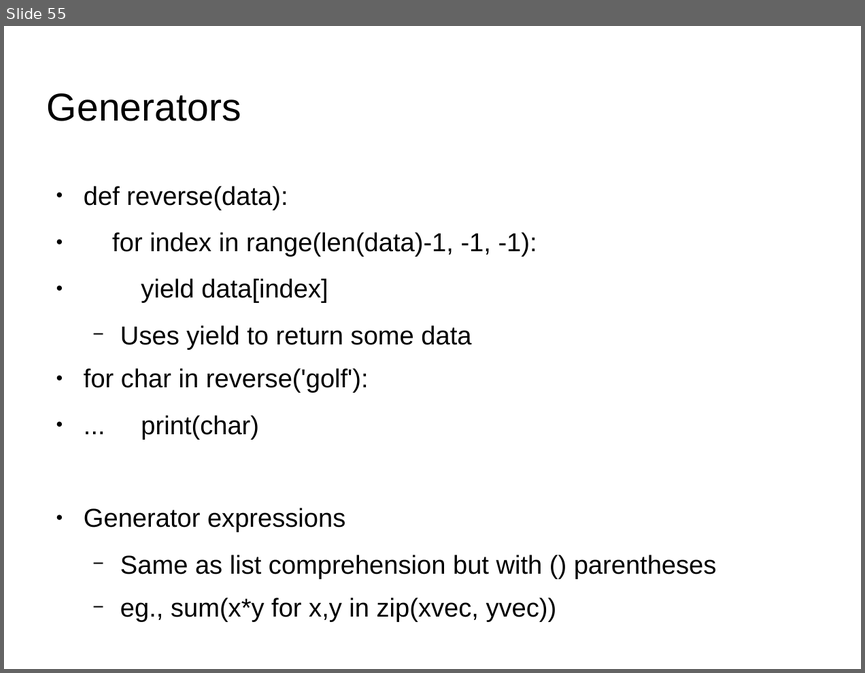
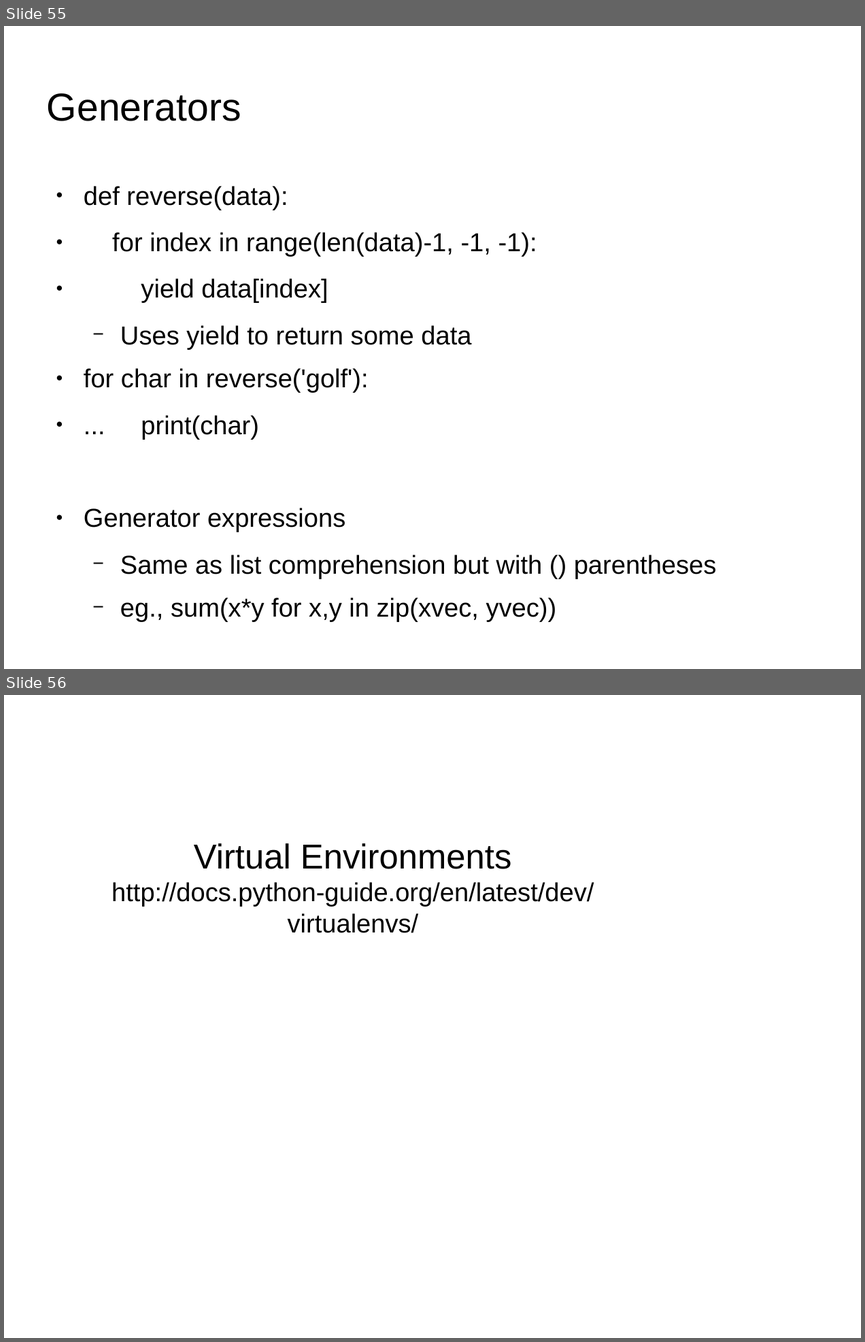
Before and after one commit to shikha-desai/Internship_PreWork, a slide deck: Python/Python_Notes.odp. Shown one above the other, each under a label of ours: slide 55 before the commit, slides 55 and 56 after it. The pictures are 865x673 and 865x1342 pixels, drawn with LibreOffice and Linux fonts; fonts in the diff are those of the drawing; background and template pictures are left out. Boxes give left, top, right and bottom in pixels: in the first picture for what was removed or moved away, otherwise in the second. Text is boxed around its words. In the diff, an @@ line names an element or a change of style, - is before the commit and + after.

```diff
--- a/Python/Python_Notes.odp
+++ b/Python/Python_Notes.odp
@@ slide 56 added at bbox=[4, 695, 861, 1338], background picture (left out) @@
@@ subtitle added at bbox=[111, 843, 594, 933], 24 pt, text #000000 @@
+Virtual Environments
+http://docs.python-guide.org/en/latest/dev/virtualenvs/
```
Also in this commit, not shown: 3 other slides added, 26 other files.
